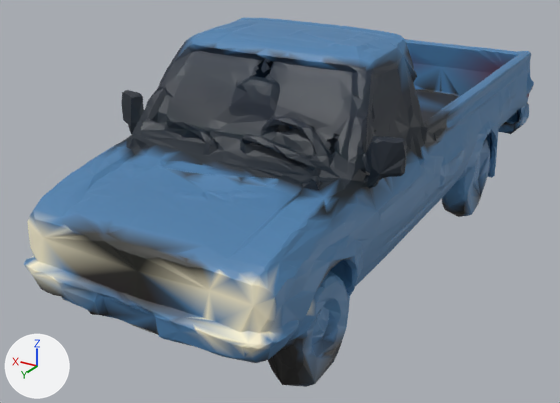
A saved change to the glTF model scripts/assets/models/vehicles/nissan_lod1.glb.
The view is the same before and after, from a 50 mm camera at (-106.0, 212.0, 116.0) aimed at (13.0, 14.0, 18.0). The axes (+X, +Y, +Z) are drawn at lower left. The lights are the same throughout. The first picture is the older version. Where no turn or scale is listed for an object, it has been applied to the vertices. Vertices at exactly the same position are counted once.

The first picture shows 'geometry_0'.
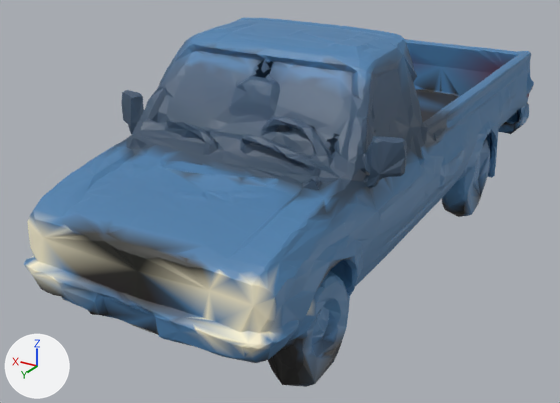
Changed parts and their boxes [x1, y1, x2, y2] in the pictures (560 x 403 px):
part 1 of me_geometry_0, recoloured (lighter)
    both: [116, 74, 449, 219]
part 2 of me_geometry_0, recoloured
    both: [111, 45, 453, 219]
part 3 of me_geometry_0, recoloured
    both: [109, 38, 453, 220]

The change, as a list of edits to the scene's bpy script:
```text
Change me_geometry_0:
    where me_geometry_0.from_pydata(...)  # 9249 vertices, 18738 faces; spans x -42.0..46.0, y -104.0..100.0, z -1.0..75.0
    used by ob_geometry_0; location = (0.0, 0.0, 0.0)
    me_geometry_0 part 1: 2868 faces centred in x -42.0..46.0, y -5.0..71.0, z 43.0..65.0 are repainted in the vertex colours; the middle colour goes from dark blue #162632 to dark blue #3d536a
    me_geometry_0 part 2: 792 faces centred in x -35.0..39.0, y -6.0..71.0, z 35.0..72.0 are repainted in the vertex colours; the middle colour goes from dark blue #1c2a3b to blue #45607e
    me_geometry_0 part 3: 594 faces centred in x -36.0..40.0, y -25.0..78.0, z 32.0..75.0 are repainted in the vertex colours; the middle colour goes from blue #385d80 to blue #476d92
```
